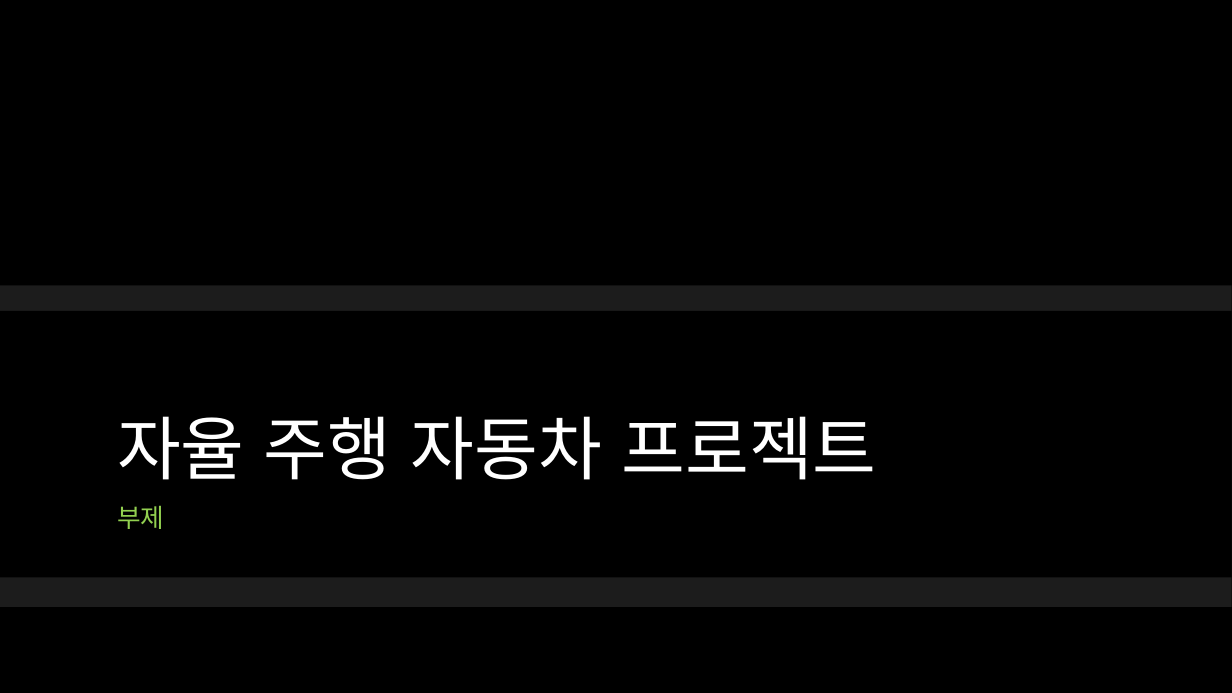
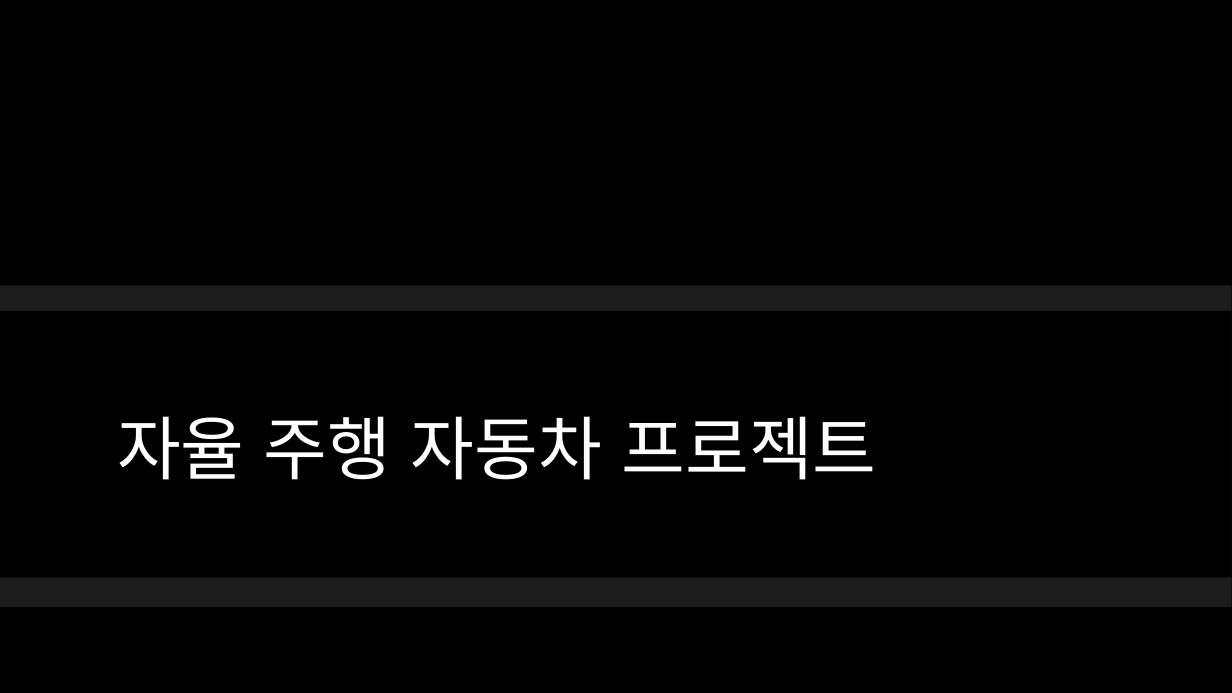
Before and after one commit to Sihan-Son/AutoPilotCar_arduino, a slide deck: slide 1 of docu/ppt/2017_08_06/자율 주행 자동차 프로젝트.pptx. Drawn at 1232x693 pixels with LibreOffice and Linux fonts; fonts in the diff are those of the drawing; background and template pictures are left out. Boxes give left, top, right and bottom in pixels: in the first picture for what was removed or moved away, otherwise in the second. Text is boxed around its words. In the diff, an @@ line names an element or a change of style, - is before the commit and + after.

```diff
--- a/docu/ppt/2017_08_06/자율 주행 자동차 프로젝트.pptx
+++ b/docu/ppt/2017_08_06/자율 주행 자동차 프로젝트.pptx
@@ subtitle removed at bbox=[117, 505, 164, 529] @@
-부제
```
Also in this commit, not shown: 1 other slide changed, 6 slides added, 8 slides removed.
